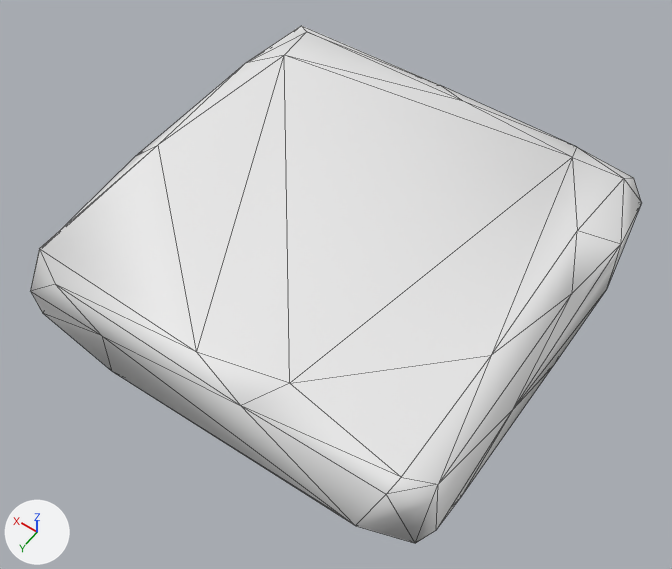
An edit to the FBX model Assets/Art/Models/Tiles/TileTopFlat.fbx, drawn before and after from the same camera.
Before and after are seen from a 50 mm lens placed at (-1.78, 2.58, 4.52), pointed at (-0.06, 0.16, 0.72). Arrows for +X, +Y and +Z are at lower left; the lights stay in place. Mesh edges are drawn as thin lines. Where no turn or scale is listed for an object, it has been applied to the vertices.

The scene before the commit, as lines of its bpy script (objects in view):
```python
mat_tilespack_standart_material_0_001 = principled_material('TilesPack_Standart_Material_0.001')
mat_tilespack_standart_material_0_001.base_color = (0.8, 0.8, 0.8)  # white #e7e7e7
mat_tilespack_standart_material_0_001.roughness = 0.553
me_mesh = bpy.data.meshes.new('Mesh')
me_mesh.from_pydata(...)  # 64 vertices, 124 faces; spans x -1.2..1.2, y -1.2..1.2, z 0.6..1.1
me_mesh.materials.append(mat_tilespack_standart_material_0_001)  # white #e7e7e7
ob_tiletopflat = bpy.data.objects.new('TileTopFlat', me_mesh)
ob_tiletopflat.location = (0.0, 0.0, 0.0)
```
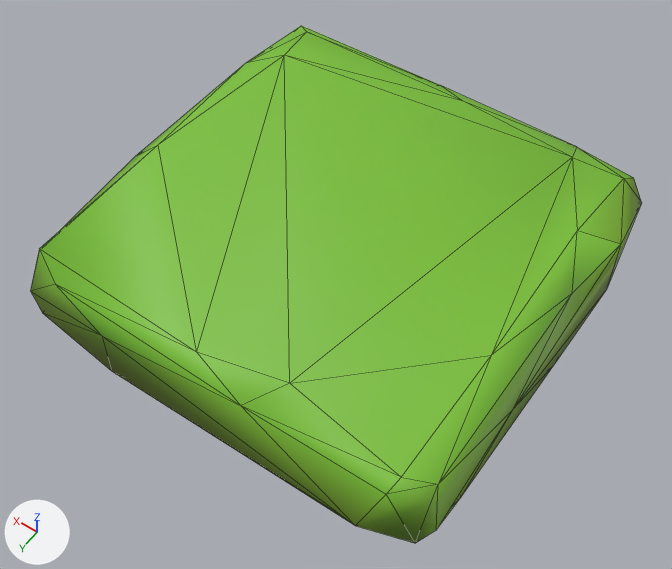
Where the change shows, as pixel boxes [x1, y1, x2, y2] in the pictures (672 x 569 px):
'TileTopFlat', surface changed (white to green)
    both: [31, 26, 642, 543]

Edits to the bpy script that builds the scene:
```text
Add img_gradient_texture_png:
    img_gradient_texture_png = load_image('gradient_texture.png', '../../Textures/gradient_texture.png', 1024, 1024, 'sRGB')
Change mat_tilespack_standart_material_0_001:
    remove mat_tilespack_standart_material_0_001.base_color = (0.8, 0.8, 0.8)  # white #e7e7e7
    add mat_tilespack_standart_material_0_001.texture = img_gradient_texture_png
```
